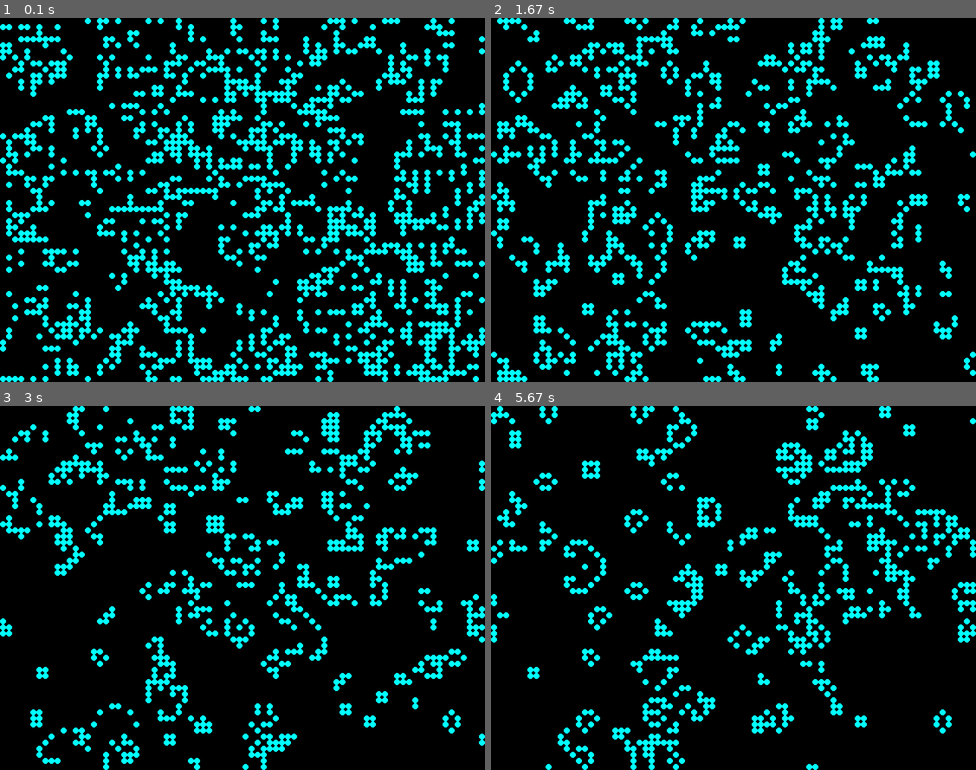
Above: before the commit, frames 1-4 (two rows, left to right).
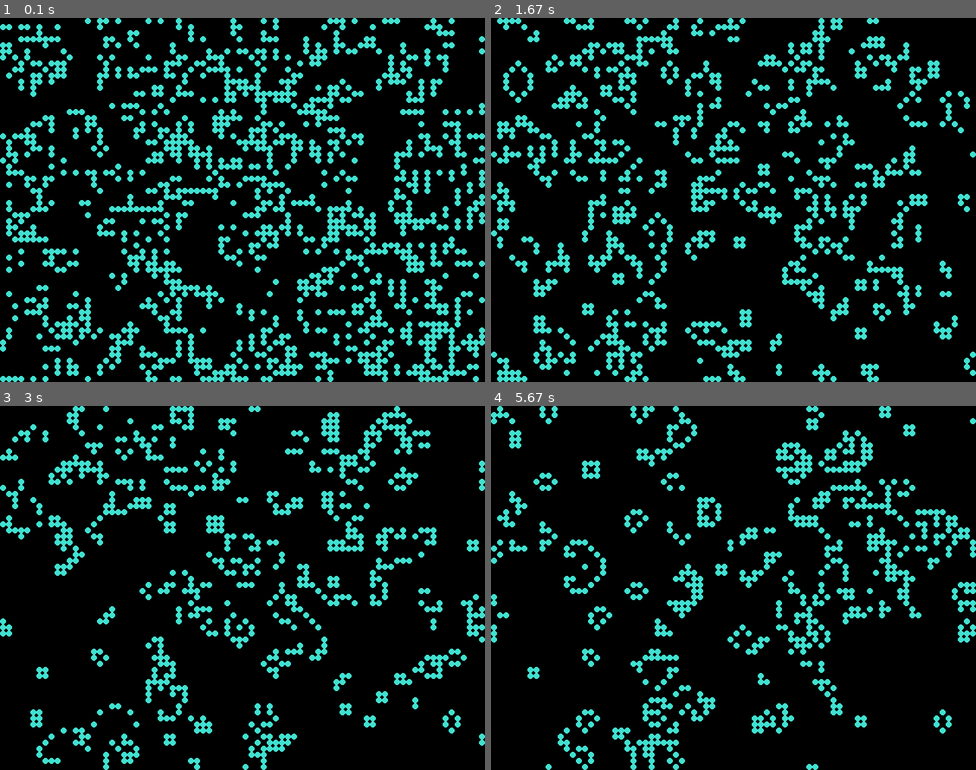
Above: after the commit, the same moments.

Repository: DeVitoC/ConwaysGameOfLifeInPygame
Game: pygame game, started from PygameCGOL/GameOfLife.py
Same seed, same stepped clock (60 frames per second), same inputs: the game is played once before the commit and once after it.
Inputs:
- Up to frame 1 (0.1 s): no input
- Up to frame 2 (1.67 s): tap Enter at 0.33 s
- Up to frame 3 (3 s): no input
- Up to frame 4 (5.67 s): no input

The runs differ from the first frame. In frame 1, 21% of the frame differs, in the area x 0-100%, y 0-100%; in frame 2, 14%; in frame 3, 11%; in frame 4, 11%.

Commit message:
updated colors to names rather than tuples, added preset option to init

Diff:
--- a/PygameCGOL/GameOfLife.py
+++ b/PygameCGOL/GameOfLife.py
@@ -2,8 +2,15 @@
 import sys
 import random
 
+
 class GameOfLife:
-	def __init__(self, screen_width=800, screen_height=600, cell_size=10, alive_color=(0, 255, 255), dead_color=(0, 0, 0), speed = 4):
+	def __init__(self, screen_width = 800,
+						screen_height = 600,
+						cell_size = 10,
+						alive_color = "turquoise",
+						dead_color = "black",
+						speed = 4,
+						preset = "random"):
 		self.cell_size = cell_size
 		self.alive_color = alive_color
 		self.dead_color = dead_color
@@ -16,8 +23,9 @@
 		self.is_paused = False
 		self.speed = speed
 		self.last_update_time = 0
-		self.desired_time_between_updates = (1/self.speed) * 1000
-
+		self.desired_time_between_updates = (1 / self.speed) * 1000
+
+		self.preset = preset
 		self.setup_game_board()
 		self.set_board()
 
@@ -43,11 +51,11 @@
 				else:
 					color = self.dead_color
 				pygame.draw.circle(self.screen,
-				                   color,
-				                   (col *  self.cell_size + (self.cell_size//2),
-				                    row * self.cell_size + (self.cell_size//2)),
-				                   self.cell_size//2,
-				                   0)
+										color,
+										(col * self.cell_size + (self.cell_size // 2),
+										row * self.cell_size + (self.cell_size // 2)),
+										self.cell_size // 2,
+										0)
 		pygame.display.flip()
 
 	######################
@@ -62,10 +70,19 @@
 		return board
 
 	def set_board(self):
-		for row in range(self.num_rows):
-			for cols in range(self.num_cols):
-				cell = random.choice([0, 1])
-				self.game_boards[self.current_game_board][row][cols] = cell
+		if self.preset == "random":
+			for row in range(self.num_rows):
+				for cols in range(self.num_cols):
+					cell = random.choice([0, 1])
+					self.game_boards[self.current_game_board][row][cols] = cell
+		elif self.preset == "option1":
+			print("this will be preset 1")
+		elif self.preset == "option1":
+			print("this will be preset 2")
+		elif self.preset == "option2":
+			print("this will be preset 3")
+		elif self.preset == "option3":
+			print("this will be preset 4")
 
 	def clear_screen(self):
 		self.screen.fill(self.dead_color)
@@ -120,7 +137,8 @@
 		else:
 			return row + 1
 
-	def test_alive_state(self, current_cell, num_alive_neighbors):
+	@staticmethod
+	def test_alive_state(current_cell, num_alive_neighbors):
 		# Cell dies
 		if num_alive_neighbors > 3:
 			return 0
@@ -144,7 +162,6 @@
 		if time_to_delay > 0:
 			pygame.time.delay(int(time_to_delay))
 		self.last_update_time = now
-
 
 	def handle_events(self):
 		for event in pygame.event.get():
@@ -164,7 +181,7 @@
 					if self.speed < 2:
 						return
 					self.speed -= 1
-					self.desired_time_between_updates = (1/self.speed) * 1000
+					self.desired_time_between_updates = (1 / self.speed) * 1000
 				elif event.unicode == '+':
 					self.speed += 1
 					self.desired_time_between_updates = (1 / self.speed) * 1000
@@ -188,8 +205,6 @@
 			self.set_speed()
 
 
-
-
 if __name__ == '__main__':
 	game = GameOfLife()
 	game.run()
